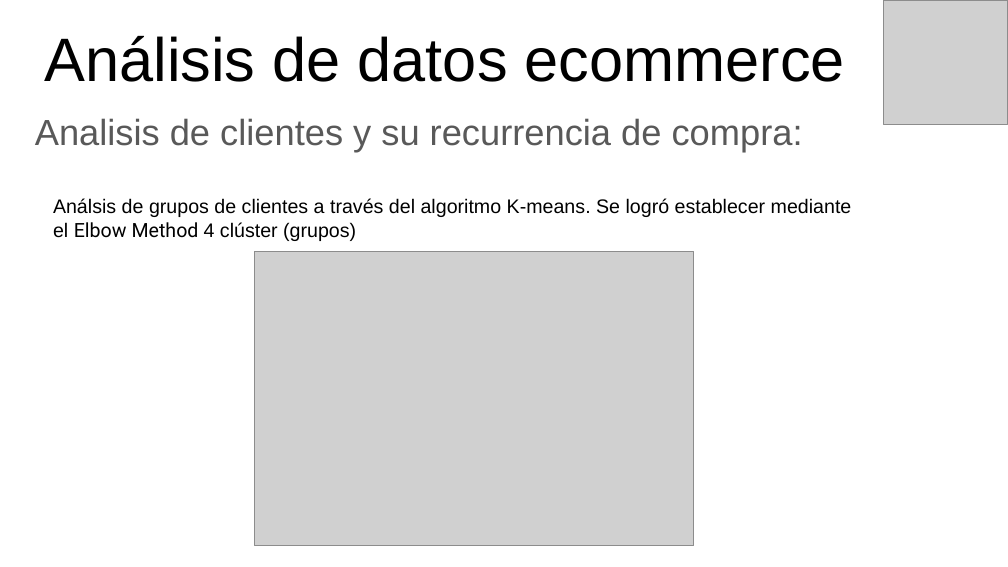
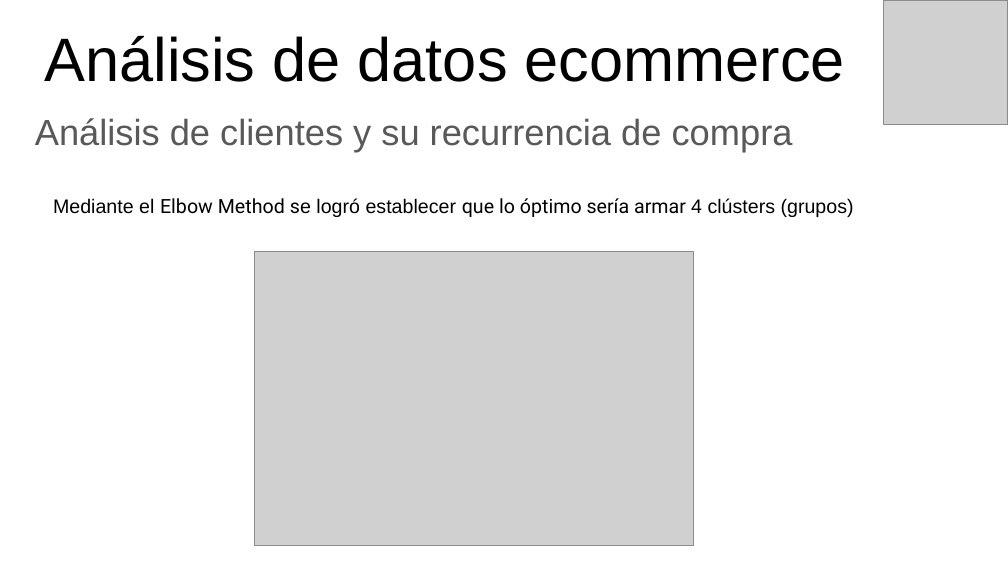
Before and after one commit to eliasguillermo/ds-ecommerce, a slide deck: slide 17 of PROYECTO FINAL - PRESENTANCION GERENCIAL.pptx (slide 16 before the commit). Drawn at 1008x567 pixels with LibreOffice and Linux fonts; fonts in the diff are those of the drawing; grey boxes stand for pictures. Boxes give left, top, right and bottom in pixels: in the first picture for what was removed or moved away, otherwise in the second. Text is boxed around its words. In the diff, an @@ line names an element or a change of style, - is before the commit and + after.

```diff
--- a/PROYECTO FINAL - PRESENTANCION GERENCIAL.pptx
+++ b/PROYECTO FINAL - PRESENTANCION GERENCIAL.pptx
@@ subtitle at <box>35,118,793,151</box>: text changed @@
-Analisis de clientes y su recurrencia de compra:
+Análisis de clientes y su recurrencia de compra
@@ text at <box>53,198,854,217</box>: text changed @@
-Análsis de grupos de clientes a través del algoritmo K-means. Se logró establecer mediante el Elbow Method 4 clúster (grupos)
+Mediante el Elbow Method se logró establecer que lo óptimo sería armar 4 clústers (grupos)
```
Also in this commit, not shown: 3 other slides changed, 1 slide added, 1 other file.
